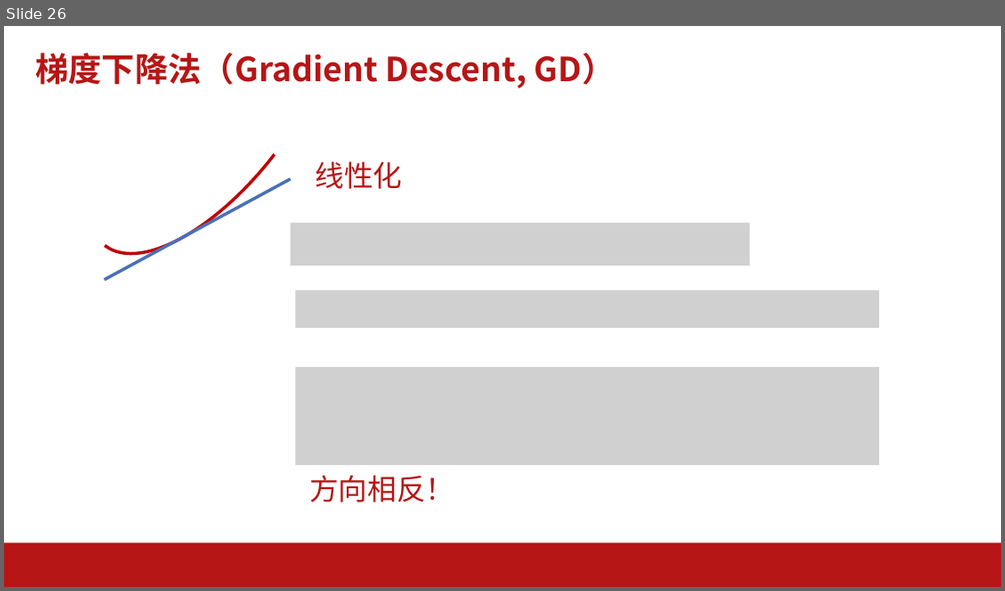
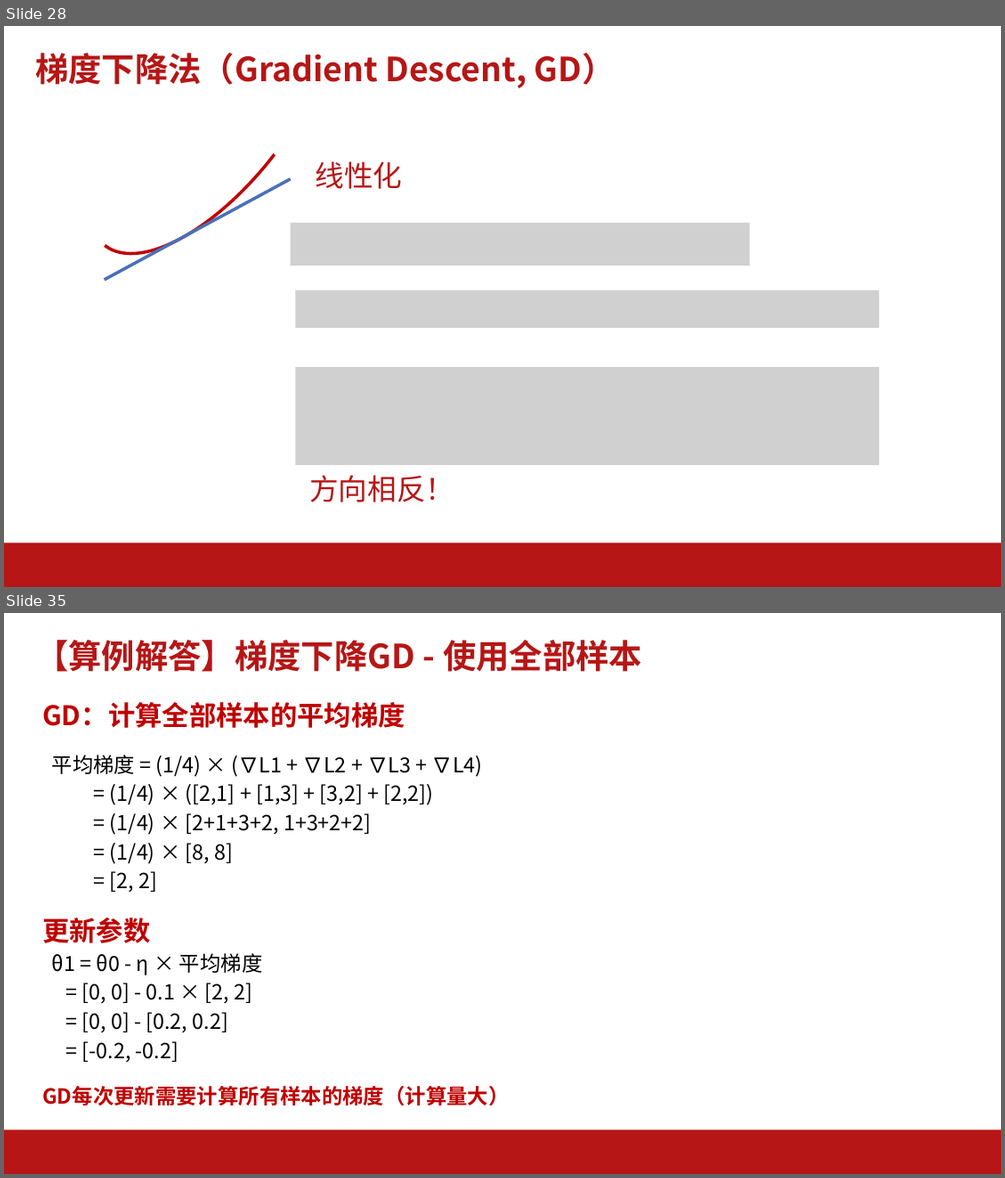
Before and after one commit to AI-Basic-Education/SJTU-Undergraduate-AI-basis, a slide deck: PPT/第3-4节-AI数学基础.pptx. Shown one above the other, each under a label of ours: slide 26 before the commit, slides 28 and 35 after it; the slides between them are not shown. The pictures are 1005x591 and 1005x1178 pixels, drawn with LibreOffice and Linux fonts; fonts in the diff are those of the drawing; grey boxes stand for pictures; background and template pictures are left out. Boxes give left, top, right and bottom in pixels: in the first picture for what was removed or moved away, otherwise in the second. Text is boxed around its words. In the diff, an @@ line names an element or a change of style, - is before the commit and + after.

```diff
--- a/PPT/第3-4节-AI数学基础.pptx
+++ b/PPT/第3-4节-AI数学基础.pptx
@@ slide 35 added at (4, 613, 1001, 1174), background #FFFFFF; not listed: 1 template element that a slide beside it also shows @@
@@ title added at (35, 640, 642, 672), 32 pt, text #B61616, bold @@
+【算例解答】梯度下降GD - 使用全部样本
@@ text added at (42, 702, 509, 1105), 20 pt, text #000000 @@
+GD：计算全部样本的平均梯度
+平均梯度 = (1/4) × (∇L1 + ∇L2 + ∇L3 + ∇L4)
+= (1/4) × ([2,1] + [1,3] + [3,2] + [2,2])
+= (1/4) × [2+1+3+2, 1+3+2+2]
+= (1/4) × [8, 8]
+= [2, 2]
+更新参数
+θ1 = θ0 - η × 平均梯度
+= [0, 0] - 0.1 × [2, 2]
+= [0, 0] - [0.2, 0.2]
+= [-0.2, -0.2]
+GD每次更新需要计算所有样本的梯度（计算量大）
@@ what was slide 26 is now slide 28 @@
```
Also in this commit, not shown: 8 slides changed, 16 other slides added, 16 other files.
